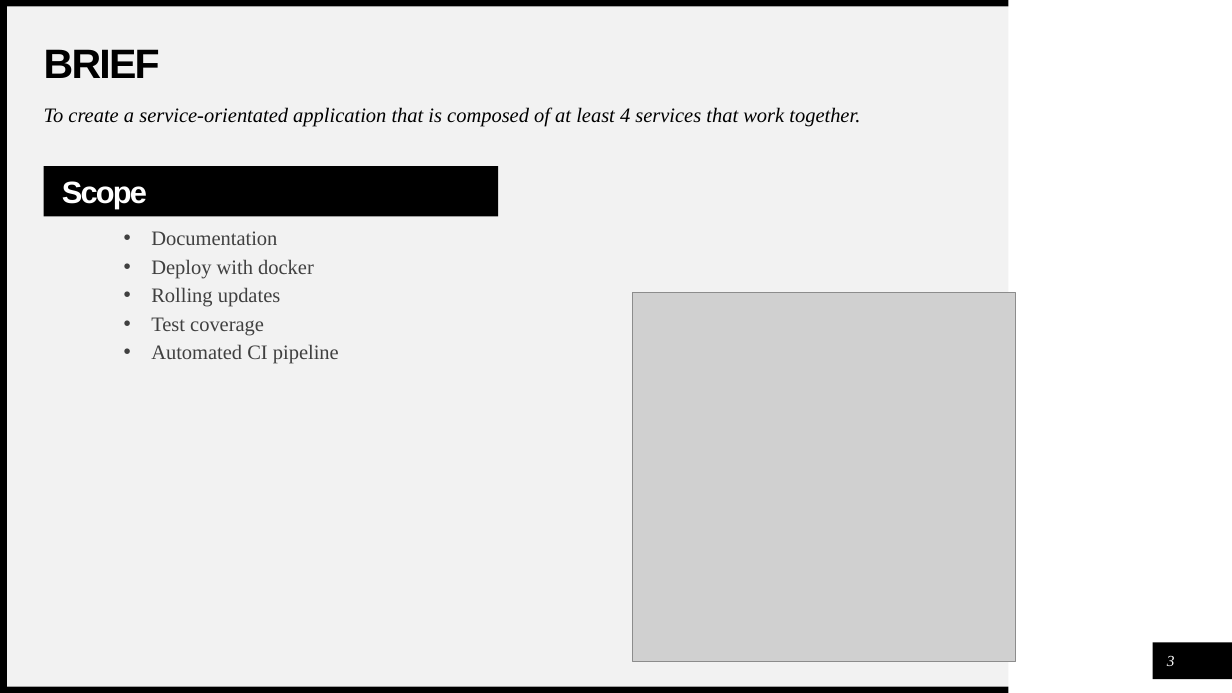
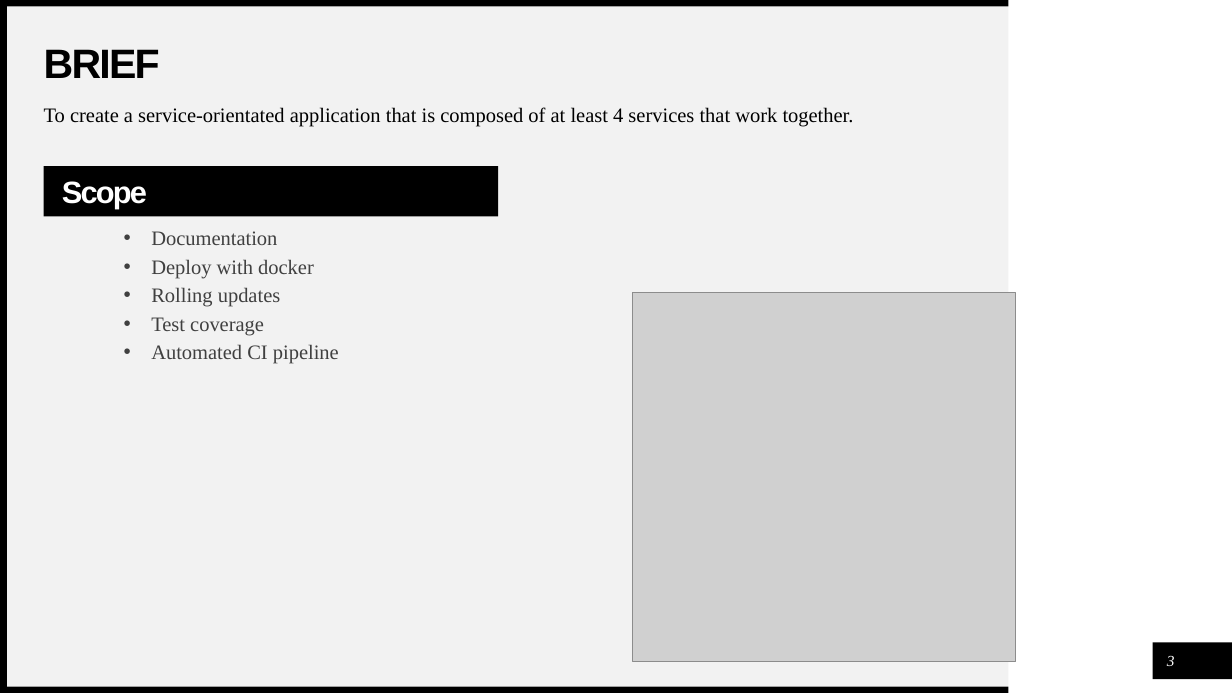
Before and after one commit to Marbul83/PiersProject, a slide deck: slide 3 of Media/DnDPresent.pptx. Drawn at 1232x693 pixels with LibreOffice and Linux fonts; fonts in the diff are those of the drawing; grey boxes stand for pictures. Boxes give left, top, right and bottom in pixels: in the first picture for what was removed or moved away, otherwise in the second. Text is boxed around its words. In the diff, an @@ line names an element or a change of style, - is before the commit and + after.

```diff
--- a/Media/DnDPresent.pptx
+++ b/Media/DnDPresent.pptx
@@ text "To create a service-orientated application ..." at [44, 107, 854, 127]: italic off @@
```
Also in this commit, not shown: 3 other slides changed.
